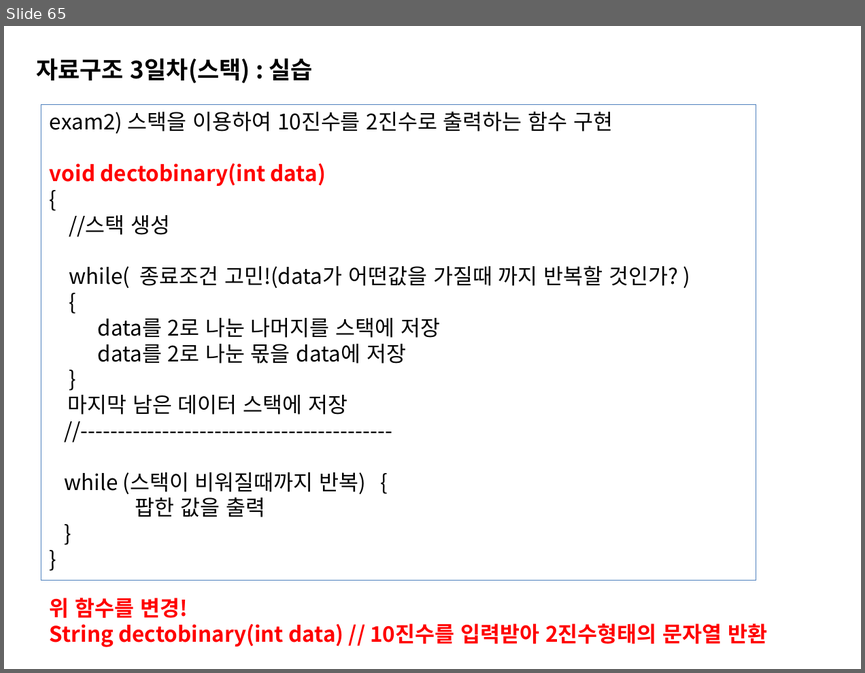
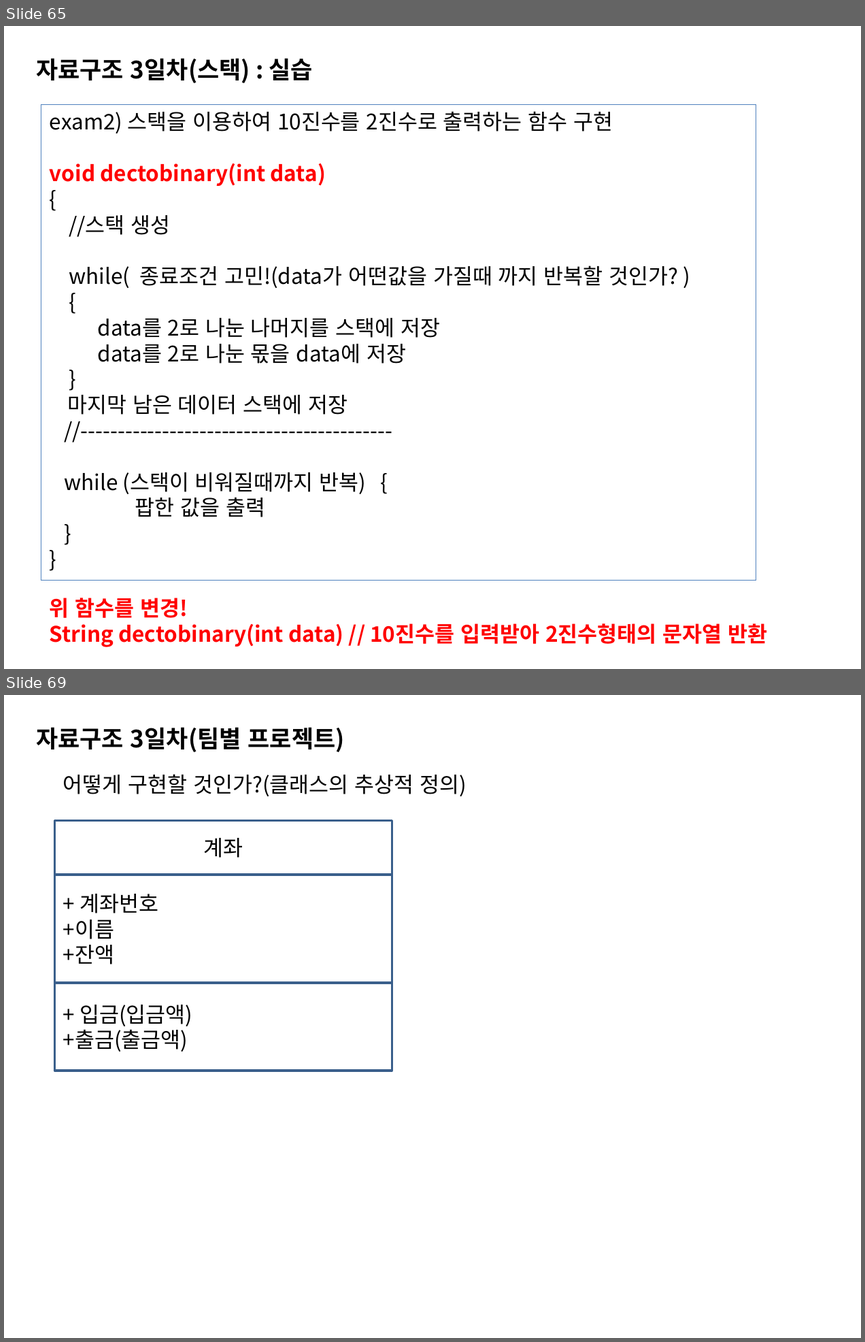
Before and after one commit to sing2song/TILDS, a slide deck: Java자료구조.pptx. Shown one above the other, each under a label of ours: slide 65 before the commit, slides 65 and 69 after it; the slides between them are not shown. The pictures are 865x673 and 865x1342 pixels, drawn with LibreOffice and Linux fonts; fonts in the diff are those of the drawing. Boxes give left, top, right and bottom in pixels: in the first picture for what was removed or moved away, otherwise in the second. Text is boxed around its words. In the diff, an @@ line names an element or a change of style, - is before the commit and + after.

```diff
--- a/Java자료구조.pptx
+++ b/Java자료구조.pptx
@@ slide 69 added at box(4, 695, 861, 1338), background #FFFFFF @@
@@ text added at box(36, 727, 345, 752), 20 pt, text #000000, bold @@
+자료구조 3일차(팀별 프로젝트)
@@ text added at box(63, 774, 466, 796), 18 pt, text #000000 @@
+어떻게 구현할 것인가?(클래스의 추상적 정의)
@@ rectangle added at box(54, 821, 392, 875), outline #3A5F8C 2 pt, 18 pt, text #000000 @@
+계좌
@@ rectangle added at box(54, 875, 392, 983), outline #3A5F8C 2 pt, 18 pt, text #000000 @@
++ 계좌번호
++이름
++잔액
@@ rectangle added at box(54, 983, 392, 1070), outline #3A5F8C 2 pt, 18 pt, text #000000 @@
++ 입금(입금액)
++출금(출금액)
```
Also in this commit, not shown: 5 other slides added, 7 other files.
